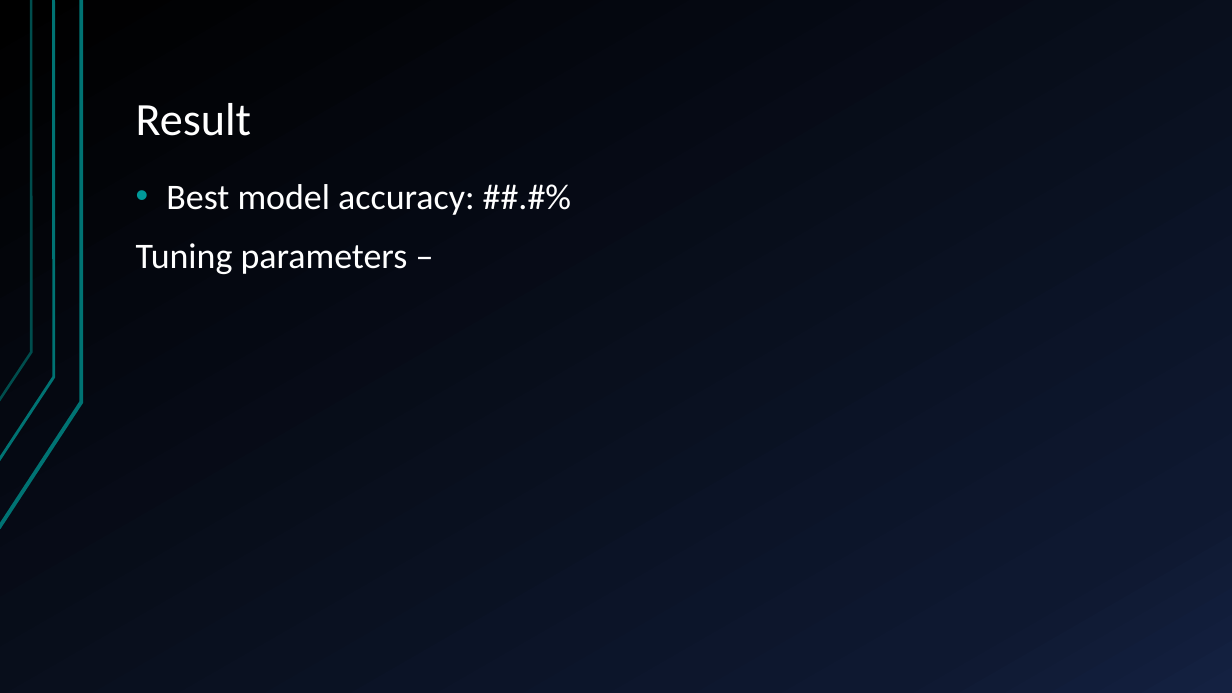
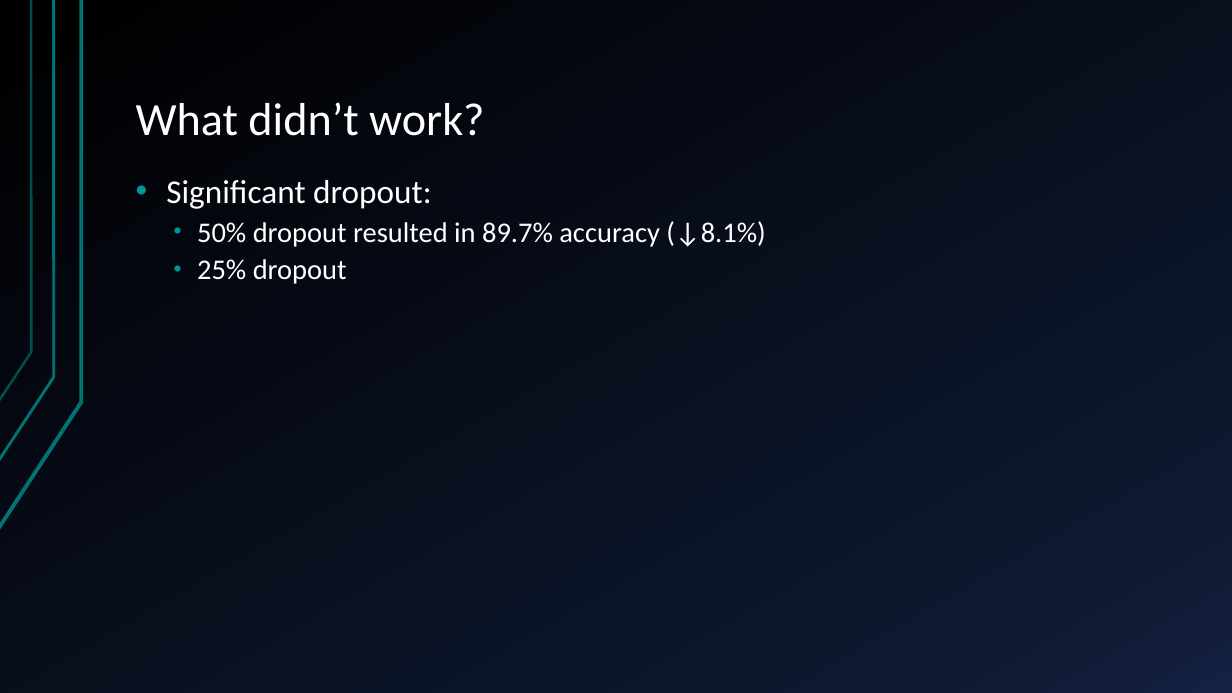
Before and after one commit to sofiary/teamunicornn, a slide deck: slide 16 of Western Power Hack-a-Gig Presentation.pptx (slide 15 before the commit). Drawn at 1232x693 pixels with LibreOffice and Linux fonts; fonts in the diff are those of the drawing. Boxes give left, top, right and bottom in pixels: in the first picture for what was removed or moved away, otherwise in the second. Text is boxed around its words. In the diff, an @@ line names an element or a change of style, - is before the commit and + after.

```diff
--- a/Western Power Hack-a-Gig Presentation.pptx
+++ b/Western Power Hack-a-Gig Presentation.pptx
@@ title at bbox=[136, 102, 484, 136]: text changed @@
-Result
+What didn’t work?
@@ text at bbox=[166, 180, 765, 284]: text changed; size 28 to 22.2 pt @@
-• Best model accuracy: ##.#%
-Tuning parameters –
+• Significant dropout:
+  • 50% dropout resulted in 89.7% accuracy (↓8.1%)
+  • 25% dropout
```
Also in this commit, not shown: 2 slides added, 1 slide removed, 2 other files.
